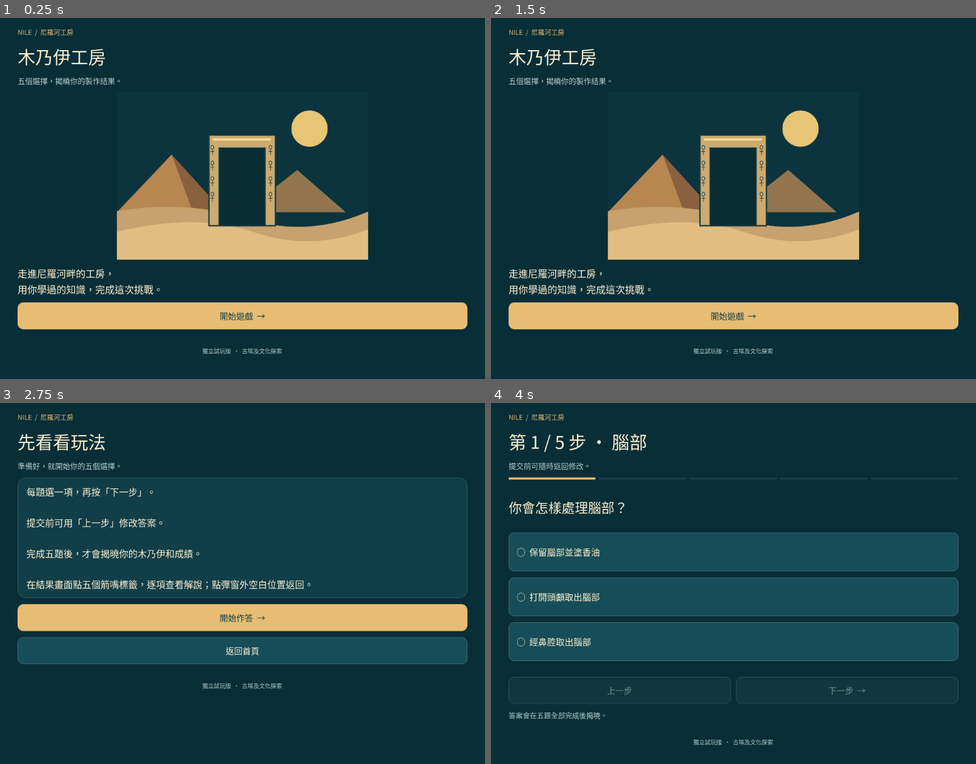
Above: before the commit, frames 1-4 (two rows, left to right).
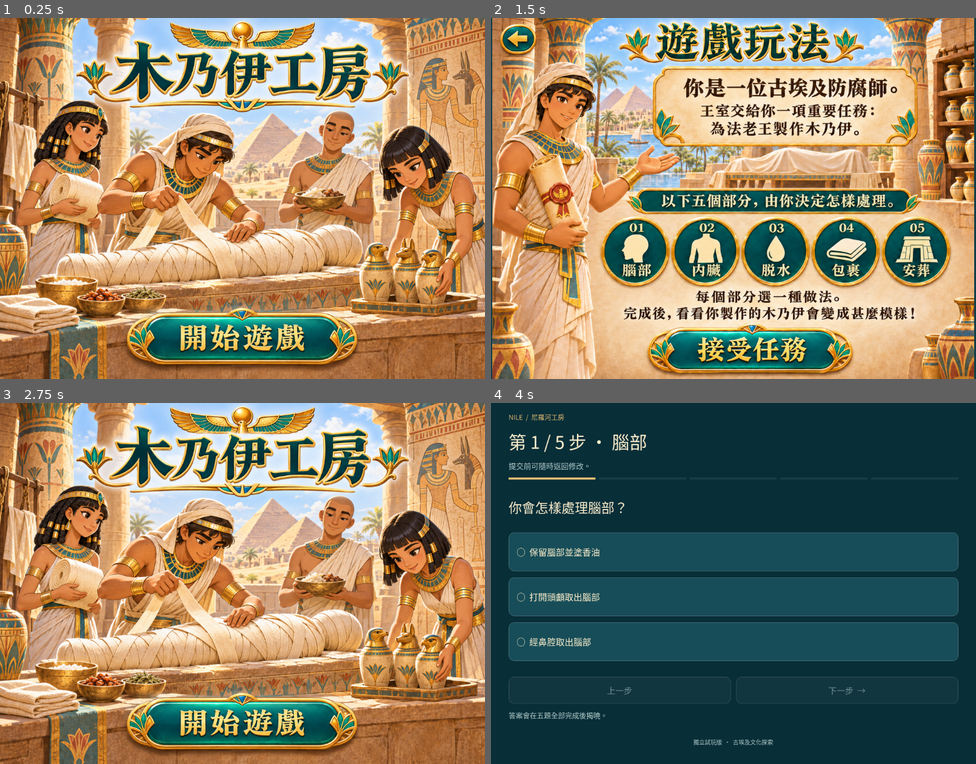
Above: after the commit, the same moments.

Repository: kitlung1107/mummy-workshop
Game: Godot game, scene res://main.tscn
Two runs of this game, one before a commit and one after it. Both use one fixed random seed, a clock stepped at 60 frames per second and the inputs below.
Inputs (mouse positions are in pixels of both pictures, inside the frame that each line leads up to; where the layout moved, square brackets give the same spot in the first picture):
- Up to frame 1 (0.25 s): no input
- Up to frame 2 (1.5 s): click (733, 339) [733, 314] at 0.5 s; click (733, 267) at 1.25 s, where only the run before the commit has a clickable "返回首頁"
- Up to frame 3 (2.75 s): click (29, 424) [242, 699] at 2 s
- Up to frame 4 (4 s): click (733, 724) [733, 615] at 2.75 s; click (752, 735) at 3.52 s

The runs differ from the first frame. In frame 1, 96% of the frame differs, in the area x 0-100%, y 0-100%; in frame 2, 95%; in frame 3, 96%; in frame 4, nothing differs.

Commit message:
feat: integrate illustrated home and gameplay introduction
Add the shared entry-page renderer, approved Egyptian artwork, mission introduction and entry-flow regression checks. Preserve question and result behavior.

Diff:
--- /dev/null
+++ b/scripts/entry_pages.gd
@@ -0,0 +1,126 @@
+extends RefCounted
+## Entry screens are isolated from question/result rendering and answer data.
+const HOME = preload("res://assets/entry/home.png")
+const INSTRUCTIONS = preload("res://assets/entry/instructions.png")
+const INSTRUCTION_COPY = "你是一位古埃及防腐師。\n王室交給你一項重要任務：\n為法老王製作木乃伊。"
+const OUTCOME_COPY = "每個部分選一種做法。\n完成後，看看你製作的木乃伊會變成甚麼模樣！"
+
+static func build(game: Control, page: String) -> void:
+ var background := ColorRect.new()
+ background.color = Color("123e46")
+ background.set_anchors_and_offsets_preset(Control.PRESET_FULL_RECT)
+ background.mouse_filter = Control.MOUSE_FILTER_IGNORE
+ game.add_child(background)
+ if page == "instructions" and (game.size.x < 720 or game.size.y < 500):
+  _compact_instructions(game)
+ else:
+  _illustrated(game, page)
+
+static func _illustrated(game: Control, page: String) -> void:
+ var texture: Texture2D = HOME if page == "home" else INSTRUCTIONS
+ var natural := texture.get_size()
+ var factor: float = minf(game.size.x / natural.x, game.size.y / natural.y)
+ var frame := Control.new()
+ frame.name = "EntryArtwork"
+ frame.size = natural * factor
+ frame.position = (game.size - frame.size) / 2
+ game.add_child(frame)
+ var art := TextureRect.new()
+ art.texture = texture
+ art.expand_mode = TextureRect.EXPAND_IGNORE_SIZE
+ art.set_anchors_and_offsets_preset(Control.PRESET_FULL_RECT)
+ art.mouse_filter = Control.MOUSE_FILTER_IGNORE
+ frame.add_child(art)
+ if page == "home":
+  _hotspot(frame, "StartGame", "開始遊戲", Rect2(0.263,0.816,0.473,0.144),
+   func(): game.new_attempt(); game.render())
+ else:
+  _hotspot(frame, "AcceptMission", "接受任務", Rect2(0.326,0.86,0.422,0.121),
+   func(): game.page="quiz"; game.render())
+  _hotspot(frame, "BackHome", "返回首頁", Rect2(0.018,0.018,0.072,0.084),
+   func(): game.page="home"; game.render())
+
+static func _hotspot(frame: Control, id: String, caption: String, region: Rect2, action: Callable) -> void:
+ var control := Button.new()
+ control.name = id
+ control.tooltip_text = caption
+ control.mouse_default_cursor_shape = Control.CURSOR_POINTING_HAND
+ control.position = region.position * frame.size
+ control.size = region.size * frame.size
+ # Touch targets remain usable on small windows without cropping the artwork.
+ if control.size.y < 44:
+  control.position.y -= (44-control.size.y)/2
+  control.size.y=44
+ if control.size.x < 44:
+  control.position.x -= (44-control.size.x)/2
+  control.size.x=44
+ control.add_theme_stylebox_override("normal", StyleBoxEmpty.new())
+ for state in ["hover", "pressed", "focus"]:
+  var style := StyleBoxFlat.new()
+  style.bg_color=Color(1,0.9,0.65,0.13 if state=="hover" else 0.22 if state=="pressed" else 0)
+  style.border_color=Color("fff5d5")
+  style.set_border_width_all(3 if state=="focus" else 0)
+  style.set_corner_radius_all(28)
+  control.add_theme_stylebox_override(state,style)
+ control.pressed.connect(action)
+ frame.add_child(control)
+
+static func _compact_instructions(game: Control) -> void:
+ var backdrop := TextureRect.new()
+ # Reuse only the character illustration; baked-in page copy must not sit
+ # behind the live, reflowing text on narrow screens.
+ var character_art := AtlasTexture.new()
+ character_art.atlas=INSTRUCTIONS
+ character_art.region=Rect2(0,135,440,780)
+ backdrop.texture=character_art
+ backdrop.expand_mode=TextureRect.EXPAND_IGNORE_SIZE
+ backdrop.stretch_mode=TextureRect.STRETCH_KEEP_ASPECT_COVERED
+ backdrop.set_anchors_and_offsets_preset(Control.PRESET_FULL_RECT)
+ backdrop.modulate=Color(0.28,0.32,0.30)
+ backdrop.mouse_filter=Control.MOUSE_FILTER_IGNORE
+ game.add_child(backdrop)
+ var scroll := ScrollContainer.new()
+ scroll.name="EntryScroll"
+ scroll.set_anchors_and_offsets_preset(Control.PRESET_FULL_RECT)
+ scroll.horizontal_scroll_mode=ScrollContainer.SCROLL_MODE_DISABLED
+ game.add_child(scroll)
+ var margins := MarginContainer.new()
+ margins.size_flags_horizontal=Control.SIZE_EXPAND_FILL
+ for edge in ["left","right","top","bottom"]:
+  margins.add_theme_constant_override("margin_"+edge,18)
+ scroll.add_child(margins)
+ var stack := VBoxContainer.new()
+ stack.size_flags_horizontal=Control.SIZE_EXPAND_FILL
+ stack.add_theme_constant_override("separation",16)
+ margins.add_child(stack)
+ var back: Button=game.button("← 返回首頁",func(): game.page="home"; game.render())
+ back.name="BackHome"
+ stack.add_child(back)
+ var title: Label=game.label("遊戲玩法",34,Color("ffe0a0"))
+ title.horizontal_alignment=HORIZONTAL_ALIGNMENT_CENTER
+ stack.add_child(title)
+ var panel := PanelContainer.new()
+ panel.add_theme_stylebox_override("panel",game.panel_style(Color("fff0ce"),Color("d6ab61"),18))
+ stack.add_child(panel)
+ var copy: Label=game.label(INSTRUCTION_COPY,23,Color("352619"))
+ copy.horizontal_alignment=HORIZONTAL_ALIGNMENT_CENTER
+ panel.add_child(copy)
+ stack.add_child(game.label("以下五個部分，由你決定怎樣處理。",21))
+ var grid := GridContainer.new()
+ grid.columns=2 if game.size.x<480 else 5
+ grid.add_theme_constant_override("h_separation",10)
+ grid.add_theme_constant_override("v_separation",10)
+ stack.add_child(grid)
+ var parts=["腦部","內臟","脫水","包裹","安葬"]
+ for i in range(5):
+  var part := PanelContainer.new()
+  part.size_flags_horizontal=Control.SIZE_EXPAND_FILL
+  part.add_theme_stylebox_override("panel",game.panel_style(Color("103e49"),Color("d6ab61"),14))
+  var text: Label=game.label("%02d  %s" % [i+1,parts[i]],20,Color("ffe4a9"))
+  text.horizontal_alignment=HORIZONTAL_ALIGNMENT_CENTER
+  part.add_child(text)
+  grid.add_child(part)
+ stack.add_child(game.label(OUTCOME_COPY,21))
+ var accept: Button=game.button("接受任務",func(): game.page="quiz"; game.render(),true)
+ accept.name="AcceptMission"
+ stack.add_child(accept)
--- a/scripts/main.gd
+++ b/scripts/main.gd
@@ -1,5 +1,6 @@
 extends Control
 const Data = preload("res://scripts/content.gd")
+const EntryPages = preload("res://scripts/entry_pages.gd")
 const TEAL = Color("103e49")
 const CREAM = Color("fff0ce")
 const GOLD = Color("e7bd73")
@@ -107,6 +108,9 @@
 func render() -> void:
  clear_screen()
  compact=size.x<640
+ if page in ["home", "instructions"]:
+  EntryPages.build(self, page)
+  return
  var back=ColorRect.new()
  back.color=Color("082e38")
  back.set_anchors_and_offsets_preset(Control.PRESET_FULL_RECT)
--- /dev/null
+++ b/tests/test_entry_flow.gd
@@ -0,0 +1,98 @@
+extends SceneTree
+var game: Control
+var failures: Array=[]
+var checks=0
+var captures=not OS.get_cmdline_user_args().has("--no-captures")
+func _initialize() -> void:
+ run.call_deferred()
+func check(ok: bool, description: String) -> void:
+ checks+=1
+ if not ok: failures.append(description); push_error(description)
+func settle() -> void:
+ for i in range(4): await process_frame
+func find_button(id: String) -> Button:
+ return game.find_child(id,true,false) as Button
+func click(id: String) -> void:
+ var control=find_button(id)
+ check(control!=null,"button exists: "+id)
+ if control==null:return
+ var scroller=game.find_child("EntryScroll",true,false)
+ if scroller:
+  scroller.ensure_control_visible(control)
+  await settle()
+ var point=control.get_global_rect().get_center()
+ check(Rect2(Vector2.ZERO,Vector2(root.size)).has_point(point),"click is visible: "+id)
+ for down in [true,false]:
+  var event=InputEventMouseButton.new()
+  event.button_index=MOUSE_BUTTON_LEFT
+  event.position=point
+  event.global_position=point
+  event.pressed=down
+  Input.parse_input_event(event)
+  await process_frame
+ await settle()
+func screenshot(name: String) -> void:
+ if not captures:return
+ await RenderingServer.frame_post_draw
+ var error=root.get_texture().get_image().save_png("res://review/"+name+".png")
+ check(error==OK,"saved "+name)
+func run() -> void:
+ DirAccess.make_dir_recursive_absolute("res://review")
+ game=load("res://main.tscn").instantiate()
+ root.add_child(game)
+ await settle()
+ var sizes=[Vector2i(1100,820),Vector2i(1366,768),Vector2i(768,1024),Vector2i(390,844),Vector2i(844,390)]
+ for viewport_size in sizes:
+  root.size=viewport_size
+  game.page="home"; game.render()
+  await settle()
+  var suffix="%dx%d"%[viewport_size.x,viewport_size.y]
+  check(game.page=="home","starts at home "+suffix)
+  check(find_button("StartGame").size.y>=44,"home touch height "+suffix)
+  await screenshot("home-"+suffix)
+  await click("StartGame")
+  check(game.page=="instructions","home to instructions "+suffix)
+  check(find_button("AcceptMission").size.y>=44,"mission touch height "+suffix)
+  check(find_button("BackHome").size.y>=44,"back touch height "+suffix)
+  await screenshot("instructions-"+suffix)
+  await click("BackHome")
+  check(game.page=="home","back to home "+suffix)
+  await click("StartGame")
+  await click("AcceptMission")
+  check(game.page=="quiz" and game.question==0,"mission to question "+suffix)
+  check(game.answers==[-1,-1,-1,-1,-1],"fresh answers "+suffix)
+  check(not game.submit(),"incomplete submission blocked "+suffix)
+  check(game.find_child("EntryArtwork",true,false)==null,"entry removed in quiz "+suffix)
+  check(game.find_child("NextButton",true,false).disabled,"next disabled until selection "+suffix)
+  if viewport_size==Vector2i(1100,820):await screenshot("first-question-"+suffix)
+  game.choose(0)
+  game.next_question()
+  check(game.question==1,"quiz advances "+suffix)
+  game.choose(1)
+  game.question=0;game.render()
+  check(game.answers[1]==1,"back preserves choice "+suffix)
+  game.page="home"; game.render()
+  await settle()
+  await click("StartGame")
+  check(game.answers==[-1,-1,-1,-1,-1],"restart resets answers "+suffix)
+ root.size=Vector2i(1100,820)
+ game.page="home";game.render()
+ await settle()
+ find_button("StartGame").grab_focus()
+ for down in [true,false]:
+  var key=InputEventKey.new()
+  key.keycode=KEY_ENTER;key.pressed=down
+  Input.parse_input_event(key)
+  await process_frame
+ await settle()
+ check(game.page=="instructions","keyboard Enter starts game")
+ await click("AcceptMission")
+ for i in range(5):
+  game.choose(0);game.next_question()
+ check(game.page=="result" and game.completion_records.size()==1,"five questions reach one result")
+ check(not game.submit(),"duplicate submission rejected")
+ var report={"checks":checks,"failures":failures,"sizes":sizes.map(func(s):return str(s)),"input":"Godot GUI mouse events and keyboard Enter","corrected_asset_sha256":"8CB347A58B946E2ADEA9EC83BFC49830CA0110EDFD3D0E608BCCD803259E3FC8"}
+ var file=FileAccess.open("res://review/entry-test-report.json",FileAccess.WRITE)
+ file.store_string(JSON.stringify(report,"  "))
+ print(JSON.stringify(report))
+ quit(0 if failures.is_empty() else 1)
Binary file added: assets/entry/home.png
Not shown, added: assets/entry/home.png.import
Binary file added: assets/entry/instructions.png
Not shown, added: assets/entry/instructions.png.import
Not shown, added: scripts/entry_pages.gd.uid
Not shown, added: tests/test_entry_flow.gd.uid
